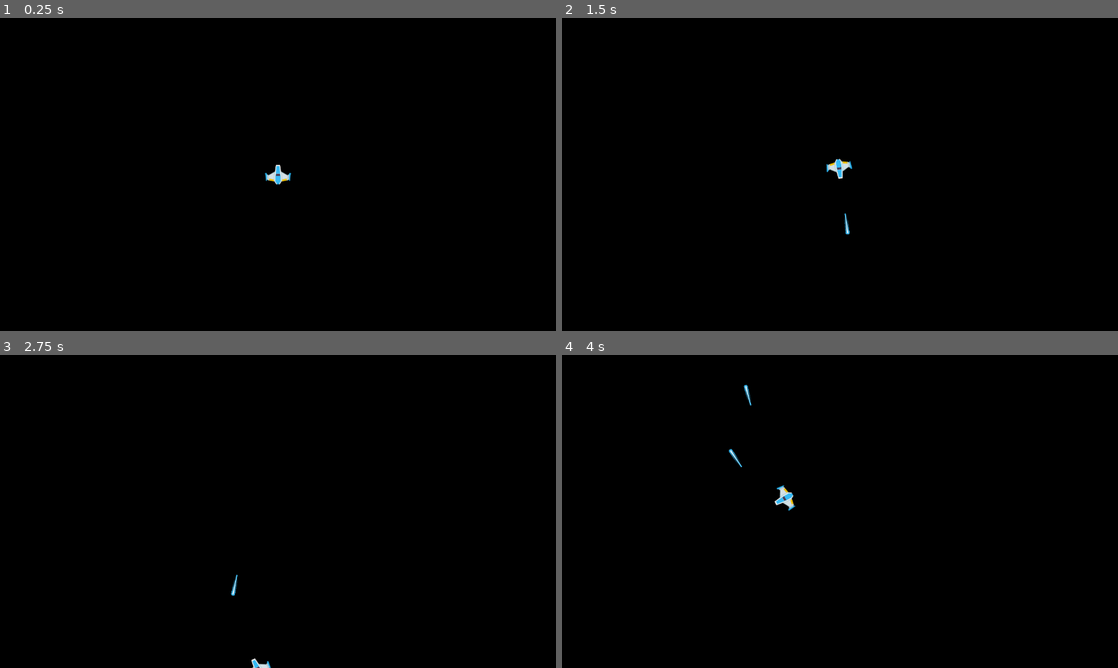
Above: before the commit, frames 1-4 (two rows, left to right).
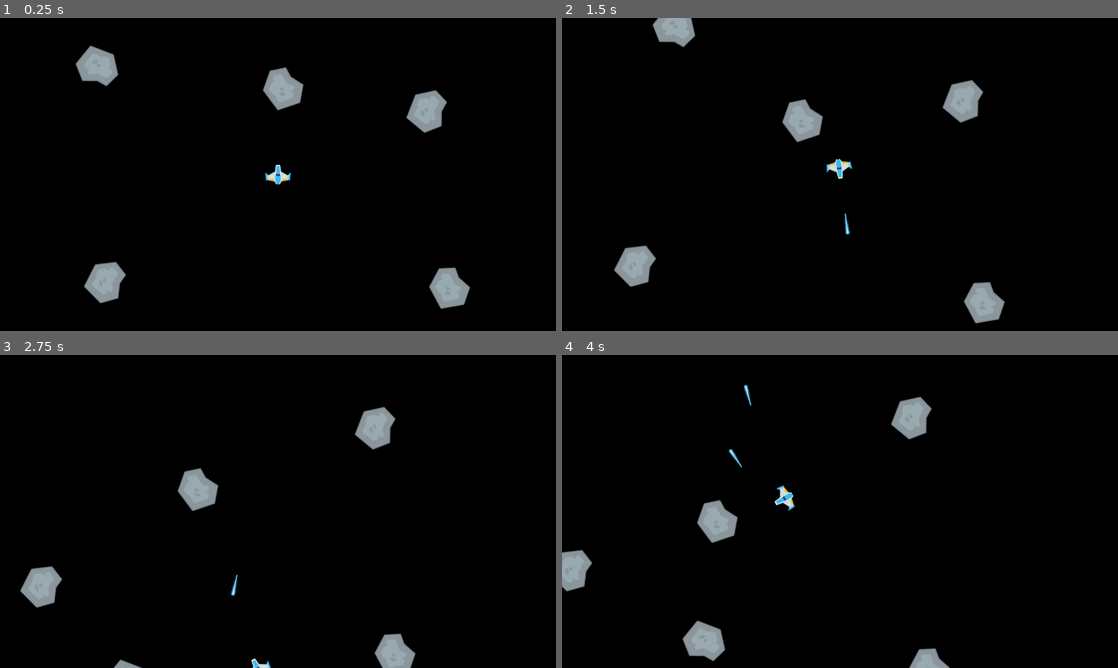
Above: after the commit, the same moments.

Repository: VinnyPC/Godot-uninove
Game: Godot game, scene res://cenas/Game.tscn
The game is run twice, just before and just after one commit, with the same random seed, the same clock (stepped at 60 frames per second) and the same inputs.
Inputs:
- Up to frame 1 (0.25 s): no input
- Up to frame 2 (1.5 s): hold D (girar_direita) 0.53-1.28 s; tap Space (atirar) at 0.6, 1.35 s; hold S (mover_tras) from 1.28 s (still down)
- Up to frame 3 (2.75 s): release S (mover_tras) at 2.03 s; hold D (girar_direita) from 2.03 s (still down); tap Space (atirar) at 2.1 s
- Up to frame 4 (4 s): release D (girar_direita) at 2.78 s; hold W (mover_frente) 2.78-3.53 s; tap Space (atirar) at 2.85, 3.6 s; hold A (girar_esquerda) from 3.53 s (still down)

The runs differ from the first frame. In frame 1, 3.4% of the frame differs, in the area x 13-85%, y 8-93%; in frame 2, 3.3%; in frame 3, 2.7%; in frame 4, 2.9%.

Commit message:
feat: asteroides: sprites, script e colisao

Diff:
--- /dev/null
+++ b/cenas/Asteroid.tscn
@@ -0,0 +1,17 @@
+[gd_scene load_steps=4 format=2]
+
+[ext_resource path="res://assets/PNG/Meteors/meteorGrey_big1.png" type="Texture" id=1]
+[ext_resource path="res://scripts/Asteroid.gd" type="Script" id=2]
+[ext_resource path="res://recursos/Asteroid_cshape_large.tres" type="Shape2D" id=3]
+
+[node name="Asteroid" type="Area2D"]
+collision_layer = 4
+collision_mask = 11
+script = ExtResource( 2 )
+size = 2
+
+[node name="Sprite" type="Sprite" parent="."]
+texture = ExtResource( 1 )
+
+[node name="CollisionShape2D" type="CollisionShape2D" parent="."]
+shape = ExtResource( 3 )
--- a/cenas/Game.tscn
+++ b/cenas/Game.tscn
@@ -1,7 +1,8 @@
-[gd_scene load_steps=3 format=2]
+[gd_scene load_steps=4 format=2]
 
 [ext_resource path="res://cenas/Player.tscn" type="PackedScene" id=1]
 [ext_resource path="res://scripts/Game.gd" type="Script" id=2]
+[ext_resource path="res://cenas/Asteroid.tscn" type="PackedScene" id=3]
 
 [node name="Game" type="Node2D"]
 script = ExtResource( 2 )
@@ -10,3 +11,25 @@
 position = Vector2( 640, 360 )
 
 [node name="Lasers" type="Node" parent="."]
+
+[node name="Asteroids" type="Node" parent="."]
+
+[node name="Asteroid" parent="Asteroids" instance=ExtResource( 3 )]
+position = Vector2( 998, 218 )
+size = 0
+
+[node name="Asteroid2" parent="Asteroids" instance=ExtResource( 3 )]
+position = Vector2( 1048, 613 )
+size = 0
+
+[node name="Asteroid3" parent="Asteroids" instance=ExtResource( 3 )]
+position = Vector2( 672, 146 )
+size = 0
+
+[node name="Asteroid4" parent="Asteroids" instance=ExtResource( 3 )]
+position = Vector2( 260, 614 )
+size = 0
+
+[node name="Asteroid5" parent="Asteroids" instance=ExtResource( 3 )]
+position = Vector2( 218, 132 )
+size = 0
--- a/cenas/Laser.tscn
+++ b/cenas/Laser.tscn
@@ -27,4 +27,5 @@
 scale = Vector2( 1, 0.907407 )
 shape = SubResource( 1 )
 
+[connection signal="area_entered" from="." to="." method="_on_Laser_area_entered"]
 [connection signal="screen_exited" from="VisibilityNotifier2D" to="." method="_on_VisibilityNotifier2D_screen_exited"]
--- a/project.godot
+++ b/project.godot
@@ -7,6 +7,16 @@
 ;   param=value ; assign values to parameters
 
 config_version=4
+
+_global_script_classes=[ {
+"base": "Area2D",
+"class": "Asteroid",
+"language": "GDScript",
+"path": "res://scripts/Asteroid.gd"
+} ]
+_global_script_class_icons={
+"Asteroid": ""
+}
 
 [application]
 
--- /dev/null
+++ b/recursos/Asteroid_cshape_large.tres
@@ -0,0 +1,4 @@
+[gd_resource type="CircleShape2D" format=2]
+
+[resource]
+radius = 48.0416
--- /dev/null
+++ b/recursos/Asteroid_cshape_medium.tres
@@ -0,0 +1,4 @@
+[gd_resource type="CircleShape2D" format=2]
+
+[resource]
+radius = 21.0238
--- /dev/null
+++ b/recursos/Asteroid_cshape_small.tres
@@ -0,0 +1,4 @@
+[gd_resource type="CircleShape2D" format=2]
+
+[resource]
+radius = 18.0
--- /dev/null
+++ b/scripts/Asteroid.gd
@@ -0,0 +1,50 @@
+class_name Asteroid extends Area2D
+
+signal exploded(pos, size)
+
+var movement_vector := Vector2(0, -1)
+
+enum AsteroidSize{LARGE, MEDIUM, SMALL}
+export var size := AsteroidSize.LARGE
+onready var sprite = $Sprite
+onready var cshape = $CollisionShape2D
+var speed := 50
+
+func _ready():
+	randomize()
+	rotation = rand_range(0, 2 * PI)
+
+	match size:
+		AsteroidSize.LARGE:
+			randomize()
+			speed = rand_range(50, 100)
+			sprite.texture = preload("res://assets/PNG/Meteors/meteorGrey_big1.png")
+			cshape.shape = preload("res://recursos/Asteroid_cshape_large.tres")
+		AsteroidSize.MEDIUM:
+			speed = rand_range(100, 150)
+			sprite.texture = preload("res://assets/PNG/Meteors/meteorGrey_med1.png")
+			cshape.shape = preload("res://recursos/Asteroid_cshape_medium.tres")
+		AsteroidSize.SMALL:
+			speed = rand_range(100, 200)
+			sprite.texture = preload("res://assets/PNG/Meteors/meteorGrey_small1.png")
+			cshape.shape = preload("res://recursos/Asteroid_cshape_small.tres")
+	print(speed)
+
+func _physics_process(delta):
+	global_position += movement_vector.rotated(rotation) * speed * delta
+
+	var radius = cshape.shape.radius
+	var screen_size = get_viewport_rect().size
+	if (global_position.y+radius) < 0:
+		global_position.y = (screen_size.y+radius)
+	elif (global_position.y-radius) > screen_size.y:
+		global_position.y = -radius
+
+	if (global_position.x+radius) < 0:
+		global_position.x = (screen_size.x+radius)
+	elif (global_position.x-radius) > screen_size.x:
+		global_position.x = -radius
+
+func explode():
+	emit_signal("exploded", global_position, size)
+	queue_free()
--- a/scripts/Game.gd
+++ b/scripts/Game.gd
@@ -2,9 +2,32 @@
 
 onready var lasers = $Lasers
 onready var player = $Player
+onready var asteroids = $Asteroids
+
+var asteroid_scene = preload("res://cenas/Asteroid.tscn")
 
 func _on_player_laser_shot(laser):
 	lasers.add_child(laser)
 
 func _ready():
 	player.connect("laser_shot", self, "_on_player_laser_shot")
+
+	for asteroid in asteroids.get_children():
+		asteroid.connect("exploded", self, "_on_asteroid_exploded")
+
+func _on_asteroid_exploded(pos, size):
+	for i in range(2):
+		match size:
+			Asteroid.AsteroidSize.LARGE:
+				spawn_asteroid(pos, Asteroid.AsteroidSize.MEDIUM)
+			Asteroid.AsteroidSize.MEDIUM:
+				spawn_asteroid(pos, Asteroid.AsteroidSize.SMALL)
+			Asteroid.AsteroidSize.SMALL:
+				pass
+
+func spawn_asteroid(pos, size):
+	var a = asteroid_scene.instance()
+	a.global_position = pos
+	a.size = size
+	a.connect("exploded", self, "_on_asteroid_exploded")
+	asteroids.add_child(a)
--- a/scripts/Laser.gd
+++ b/scripts/Laser.gd
@@ -9,3 +9,10 @@
 
 func _on_VisibilityNotifier2D_screen_exited():
 	queue_free()
+
+
+func _on_Laser_area_entered(area):
+	if area is Asteroid:
+		var asteroid = area
+		asteroid.explode()
+		queue_free()
Binary file added: assets/PNG/playerShip.png
Not shown, added: assets/PNG/playerShip.png.import
